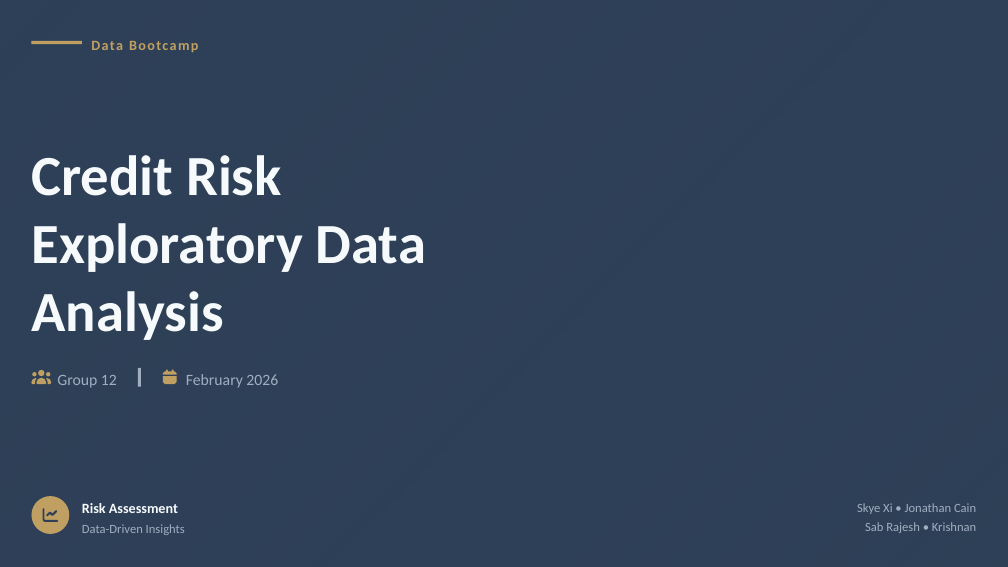
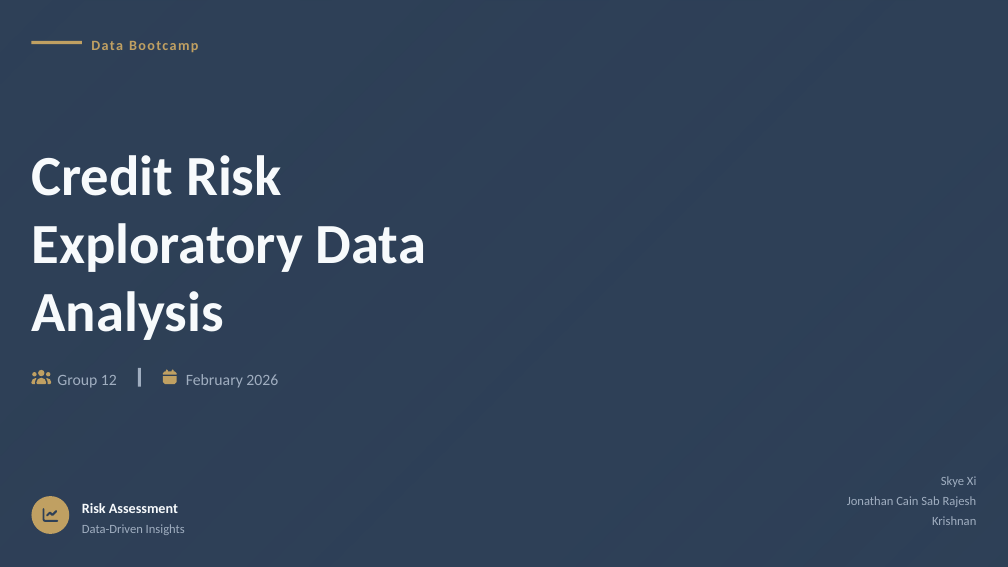
Before and after one commit to skyexry/Data-Bootcamp-Credit-Risk-EDA, a slide deck: slide 1 of Credit Risk Exploratory Data Analysis.pptx. Drawn at 1008x567 pixels with LibreOffice and Linux fonts; fonts in the diff are those of the drawing; background and template pictures are left out. Boxes give left, top, right and bottom in pixels: in the first picture for what was removed or moved away, otherwise in the second. Text is boxed around its words. In the diff, an @@ line names an element or a change of style, - is before the commit and + after.

```diff
--- a/Credit Risk Exploratory Data Analysis.pptx
+++ b/Credit Risk Exploratory Data Analysis.pptx
@@ text at (x1=847, y1=476, x2=977, y2=525): text changed @@
-Skye Xi • Jonathan Cain
+Skye Xi
+Jonathan Cain Sab Rajesh Krishnan
@@ text removed at (x1=865, y1=522, x2=976, y2=533) @@
-Sab Rajesh • Krishnan
```
Also in this commit, not shown: 5 other slides changed, 2 slides added, 4 slides removed.
